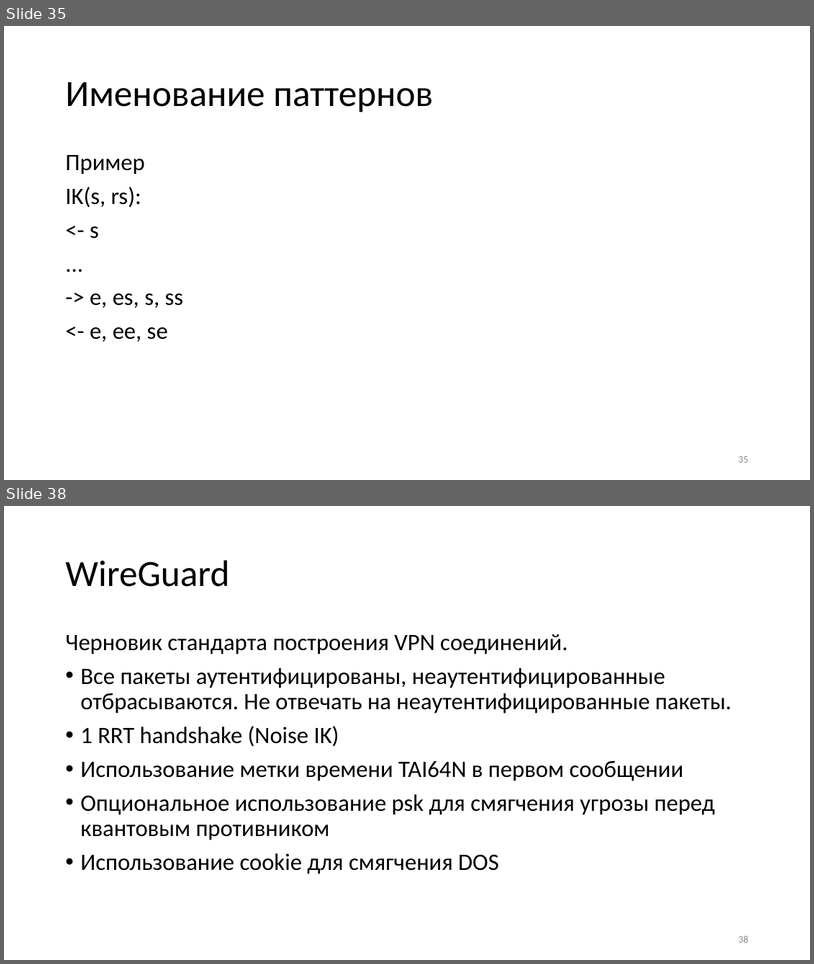
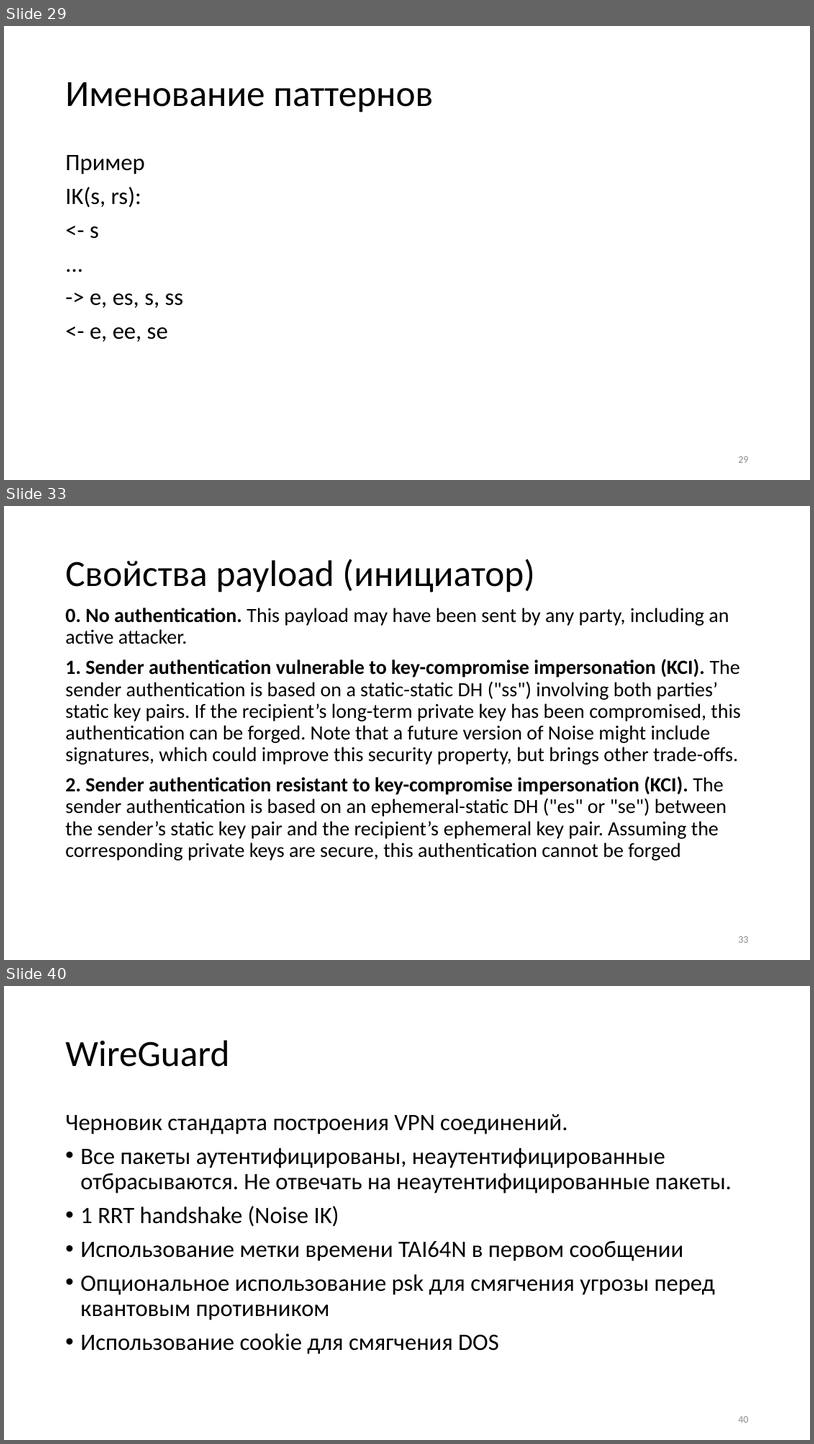
Before and after one commit to CryptoCourse/CryptoLectures, a slide deck: Lectures/Lecture0x2.pptx. Shown one above the other, each under a label of ours: slides 35 and 38 before the commit, slides 29, 33 and 40 after it; the slides between them are not shown. The pictures are 814x964 and 814x1444 pixels, drawn with LibreOffice and Linux fonts; fonts in the diff are those of the drawing. Boxes give left, top, right and bottom in pixels: in the first picture for what was removed or moved away, otherwise in the second. Text is boxed around its words. In the diff, an @@ line names an element or a change of style, - is before the commit and + after.

Commit message:
Актуализация лекции про noise

```diff
--- a/Lectures/Lecture0x2.pptx
+++ b/Lectures/Lecture0x2.pptx
@@ slide 33 added at bbox=[4, 506, 810, 960], background #FFFFFF @@
@@ title added at bbox=[65, 559, 535, 592], 44 pt, text #000000 @@
+Свойства payload (инициатор)
@@ text added at bbox=[65, 608, 741, 860], 24 pt, text #000000 @@
+0. No authentication. This payload may have been sent by any party, including an active attacker.
+1. Sender authentication vulnerable to key-compromise impersonation (KCI). The sender authentication is based on a static-static DH ("ss") involving both parties’ static key pairs. If the recipient’s long-term private key has been compromised, this authentication can be forged. Note that a future version of Noise might include signatures, which could improve this security property, but brings other trade-offs.
+2. Sender authentication resistant to key-compromise impersonation (KCI). The sender authentication is based on an ephemeral-static DH ("es" or "se") between the sender’s static key pair and the recipient’s ephemeral key pair. Assuming the corresponding private keys are secure, this authentication cannot be forged
@@ page number added at bbox=[738, 936, 748, 942], 12 pt, text #8C8C8C @@
+33
@@ what was slide 35 is now slide 29 @@
@@ page number at bbox=[738, 456, 748, 462]: text changed @@
-35
+29
@@ what was slide 38 is now slide 40 @@
@@ page number at bbox=[738, 1416, 748, 1422]: text changed @@
-38
+40
```
Also in this commit, not shown: 3 slides changed, 7 other slides added, 6 slides removed, 2 other files.
